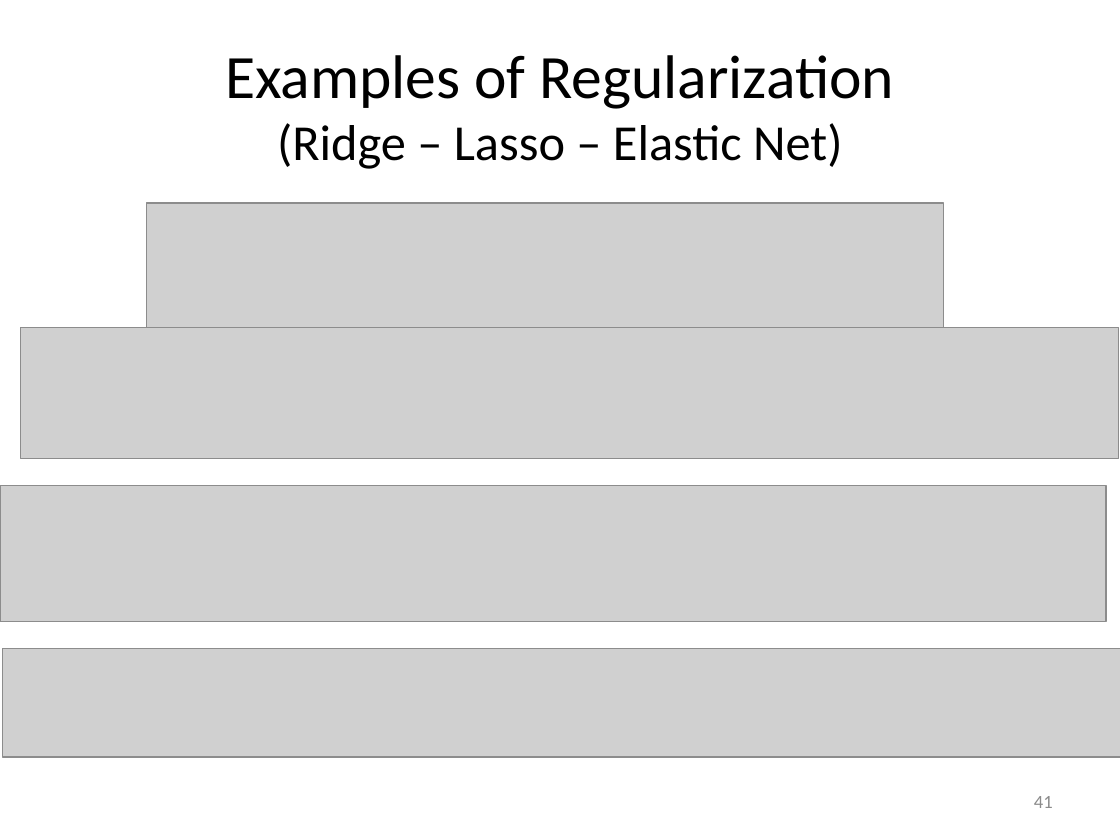
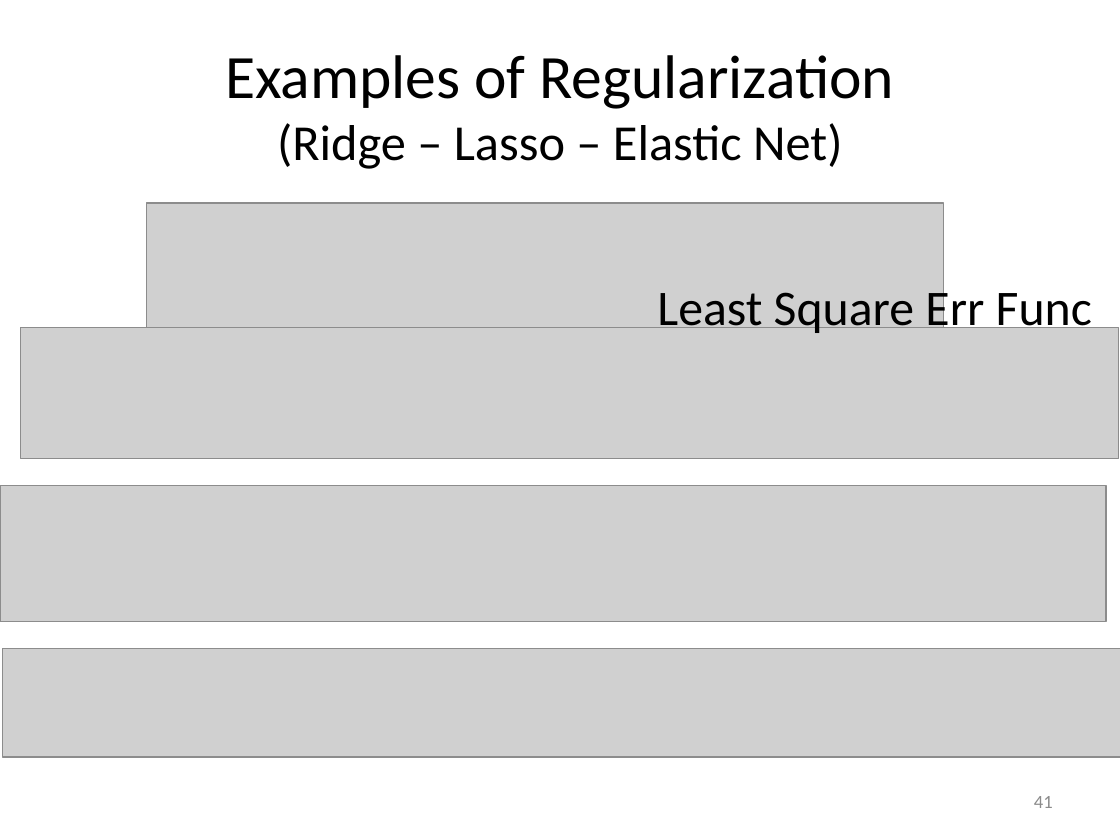
Before and after one commit to BasmaElhoseny01/Big-Data-Labs, a slide deck: slide 41 of Lab 5 - Predictive Analysis II/Linear Regression.pptx. Drawn at 1120x840 pixels with LibreOffice and Linux fonts; fonts in the diff are those of the drawing; grey boxes stand for pictures. Boxes give left, top, right and bottom in pixels: in the first picture for what was removed or moved away, otherwise in the second. Text is boxed around its words. In the diff, an @@ line names an element or a change of style, - is before the commit and + after.

```diff
--- a/Lab 5 - Predictive Analysis II/Linear Regression.pptx
+++ b/Lab 5 - Predictive Analysis II/Linear Regression.pptx
@@ text added at box(657, 285, 1092, 338), 32 pt, text #000000 @@
+Least Square Err Func
```
Also in this commit, not shown: 13 other slides changed, 7 other files.
